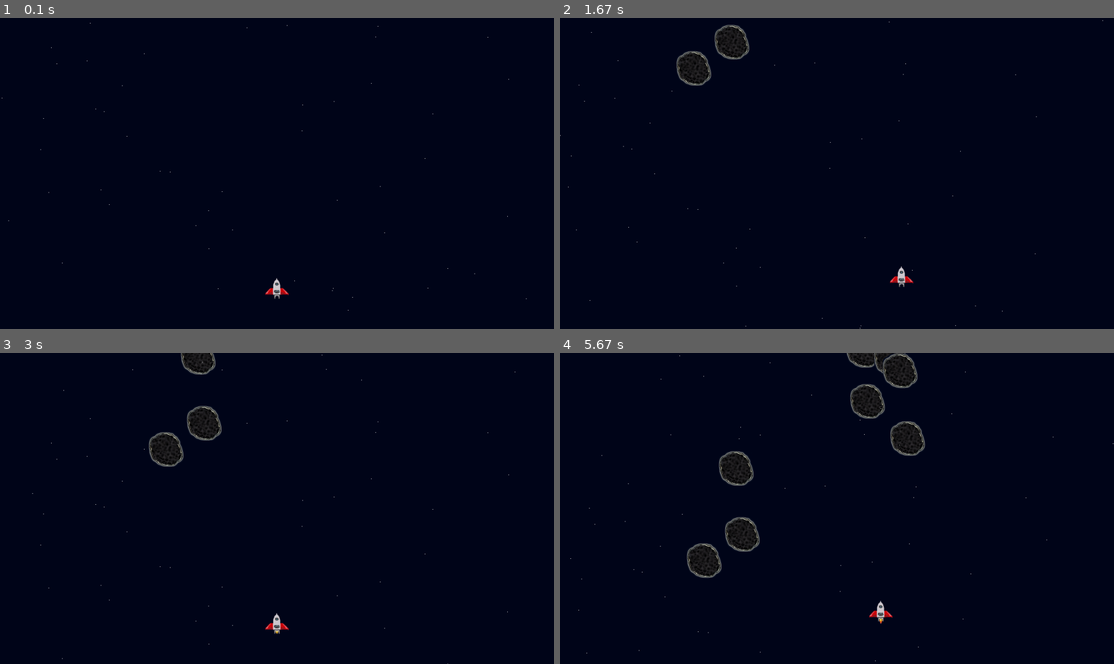
Above: before the commit, frames 1-4 (two rows, left to right).
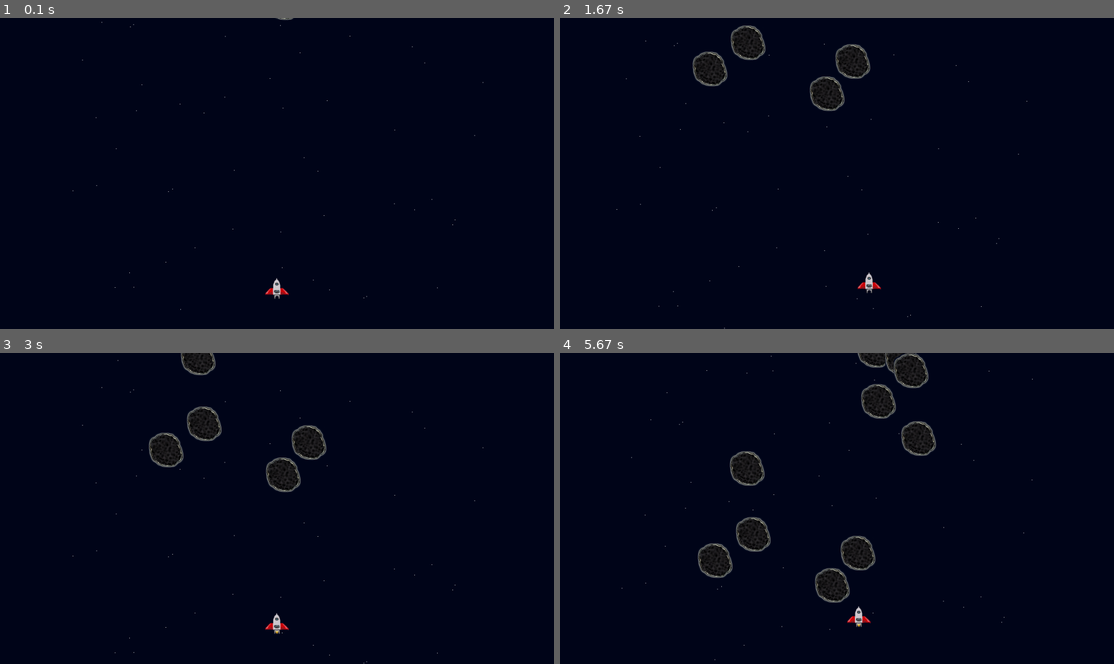
Above: after the commit, the same moments.

Repository: MicaelaEdith/spacecraftGame-pygame
Game: pygame game, started from main.py
Two runs of this game, one before a commit and one after it. Both use one fixed random seed, a clock stepped at 60 frames per second and the inputs below.
Inputs:
- Up to frame 1 (0.1 s): no input
- Up to frame 2 (1.67 s): hold Right 0.33-0.8 s; hold Up 0.83-1.13 s; hold Right 1.17-1.63 s
- Up to frame 3 (3 s): hold Left 1.67-2.2 s; hold Down 2.23-2.53 s; hold Left 2.57-2.97 s
- Up to frame 4 (5.67 s): hold Up 3-3.37 s; hold Right 3.4-4.03 s; hold Down 4.07-4.43 s; hold Left 4.47-4.93 s; hold Right 4.97-5.43 s; hold Up from 5.47 s (still down)

The runs differ from the first frame. In frame 1, less than 0.1% of the frame differs, in the area x 0-96%, y 0-95%; in frame 2, 2.0%; in frame 3, 1.0%; in frame 4, 3.5%, in the area x 1-100%, y 0-100%.

Commit message:
colliders-lists

Diff:
--- a/main.py
+++ b/main.py
@@ -43,16 +43,24 @@
                 pygame.quit()
                 sys.exit()
 
+    player.movePlayer(event)
+
 
     ############## Level : 1
-
+    for player_rect in player.rectList:
+            for meteorite_rect in meteorite.rectList:
+                if player_rect.colliderect(meteorite_rect):         ### check lists and colliders
+                    if not player.collided:
+                        print("check")
+                        player.collided = True
+                else:
+                    player.collided = False
 
 
     display.fill(blue)
+    starts.drawStarts(display, event)
     meteorite.draw(display, event)
     player.drawPlayer(display)
-    starts.drawStarts(display, event)
 
-    player.movePlayer(event)
     pygame.display.flip()
-    clock.tick(60)
+    clock.tick(30)
--- a/playerController.py
+++ b/playerController.py
@@ -36,6 +36,7 @@
         self.leftDown=False
         self.rightDown=False
         self.aux=None
+        self.collided = False
 
     def setPlayer(self, name):
         self.name=name
@@ -123,6 +124,10 @@
             self.left=False
             self.right=False
 
+        for i, rect in enumerate(self.rectList):
+            self.rectList[i].x = self.xPosition
+            self.rectList[i].y = self.yPosition
+
     def drawPlayer(self, display):
 
         if(self.keyDownCount==0):
--- a/world.py
+++ b/world.py
@@ -9,6 +9,7 @@
         self.speed=1
         for i in range(50):
             self.xPosition=random.randrange((self.screenW-(screenW+10)),(screenW+10))
+            self.xPosition=random.randrange(int(self.screenW/8),int((screenW/8*7)))
             self.yPosition=random.randrange(-5,self.screenH)
             self.positionList.append([self.xPosition, self.yPosition])
 
@@ -23,7 +24,7 @@
                 i[1]+=self.speed
             else:
                 i[1]=-5
-                i[0]=random.randrange(int((self.screenW-(self.screenW+5))),int((self.screenW-5)))
+                i[0]=random.randrange(int(self.screenW/8),int((self.screenW/8*7)))
 
             if event.type==pygame.KEYDOWN:
                 if event.key==pygame.K_UP:
@@ -50,7 +51,7 @@
         self.positionList=[]
         self.rectList=[]
 
-        for i in range(8):
+        for i in range(10):
             self.xPosition=random.randrange(int((self.screenW-(self.screenW/4*3))),int((self.screenW/4*3)))
             self.yPosition=random.randrange(-1000,-100)
             #self.image=pygame.transform.rotate(self.image, random.randrange(-90,90))
@@ -59,6 +60,21 @@
             self.rectList.append(self.rect)
 
     def draw(self, display, event):
+        for i, position in enumerate(self.positionList):
+            xP, yP = position
+            meteorite_rect = self.rectList[i]  # Obtén el rectángulo correspondiente
+
+            if yP < self.screenH + 5:
+                yP += self.speed
+            else:
+                yP = random.randrange(-700, -100)
+                xP = random.randrange(int((self.screenW - (self.screenW / 4 * 3.5))), int((self.screenW / 4 * 3.5)))
+
+            self.positionList[i] = [xP, yP]
+            meteorite_rect.x, meteorite_rect.y = xP, yP  # Actualiza el rectángulo con la nueva posición
+
+
+
         for i in self.positionList:
             display.blit(self.image, [i[0], i[1]])
 
@@ -70,7 +86,7 @@
                 i[1]+=self.speed
             else:
                 i[1]=random.randrange(-700,-100)
-                i[0]=random.randrange(int((self.screenW-(self.screenW/4*3))),int((self.screenW/4*3)))
+                i[0]=random.randrange(int((self.screenW-(self.screenW/4*3.5))),int((self.screenW/4*3.5)))
 
             if event.type==pygame.KEYDOWN:
                 if event.key==pygame.K_UP:
